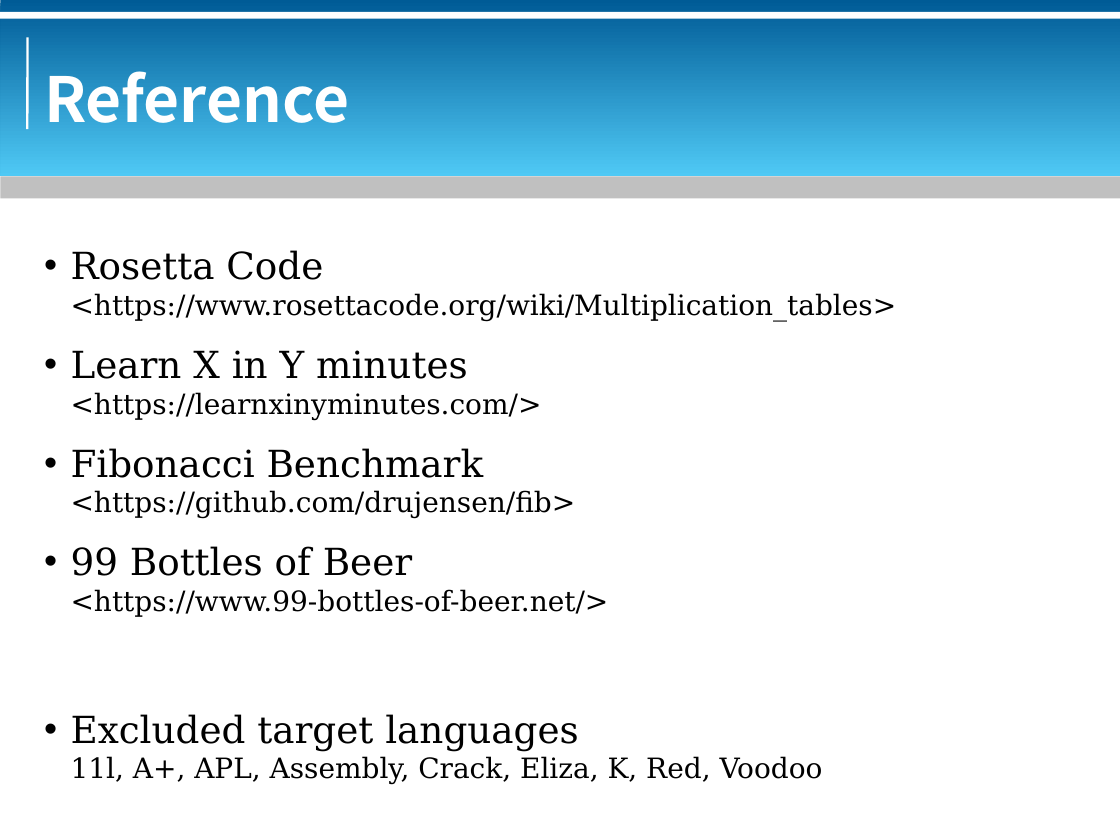
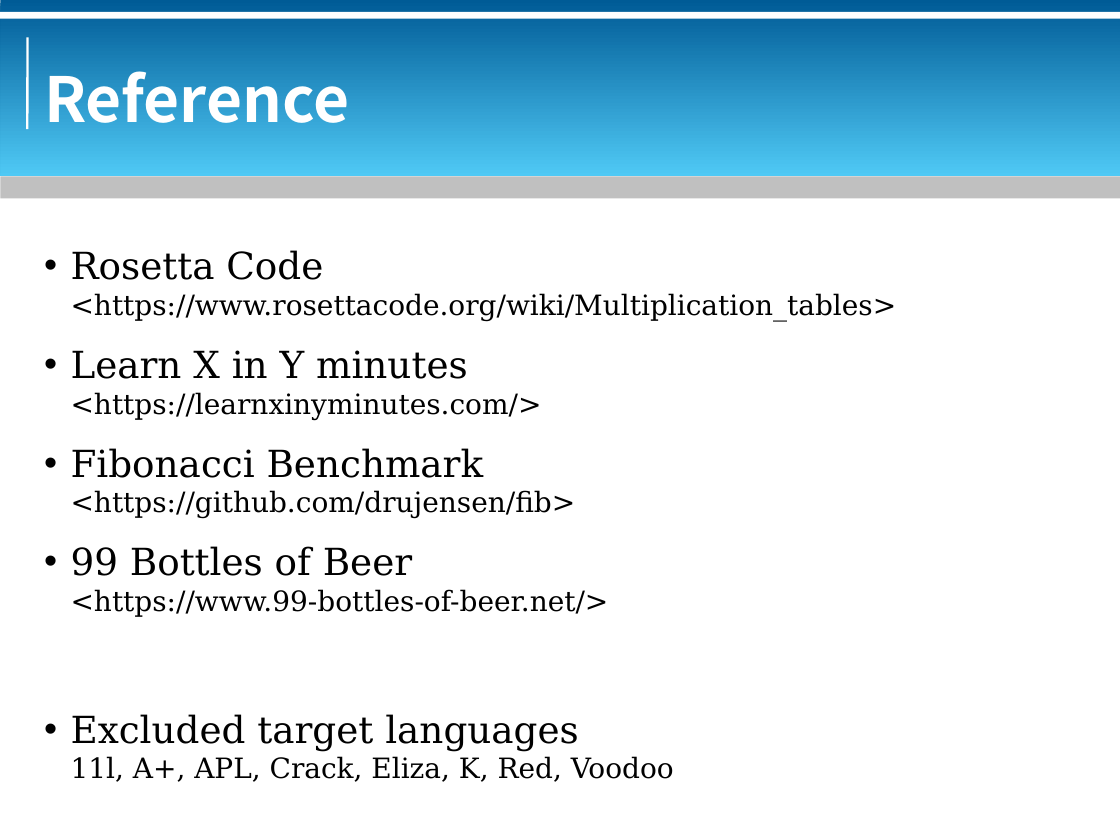
Before and after one commit to bluebat/.presentations, a slide deck: slide 113 of multiplication-table.odp (slide 112 before the commit). Drawn at 1120x840 pixels with LibreOffice and Linux fonts; fonts in the diff are those of the drawing; background and template pictures are left out. Boxes give left, top, right and bottom in pixels: in the first picture for what was removed or moved away, otherwise in the second. Text is boxed around its words. In the diff, an @@ line names an element or a change of style, - is before the commit and + after.

```diff
--- a/multiplication-table.odp
+++ b/multiplication-table.odp
@@ text at (71,756,674,782): text changed @@
-11l, A+, APL, Assembly, Crack, Eliza, K, Red, Voodoo
+11l, A+, APL, Crack, Eliza, K, Red, Voodoo
```
Also in this commit, not shown: 2 other slides changed, 1 slide added.
